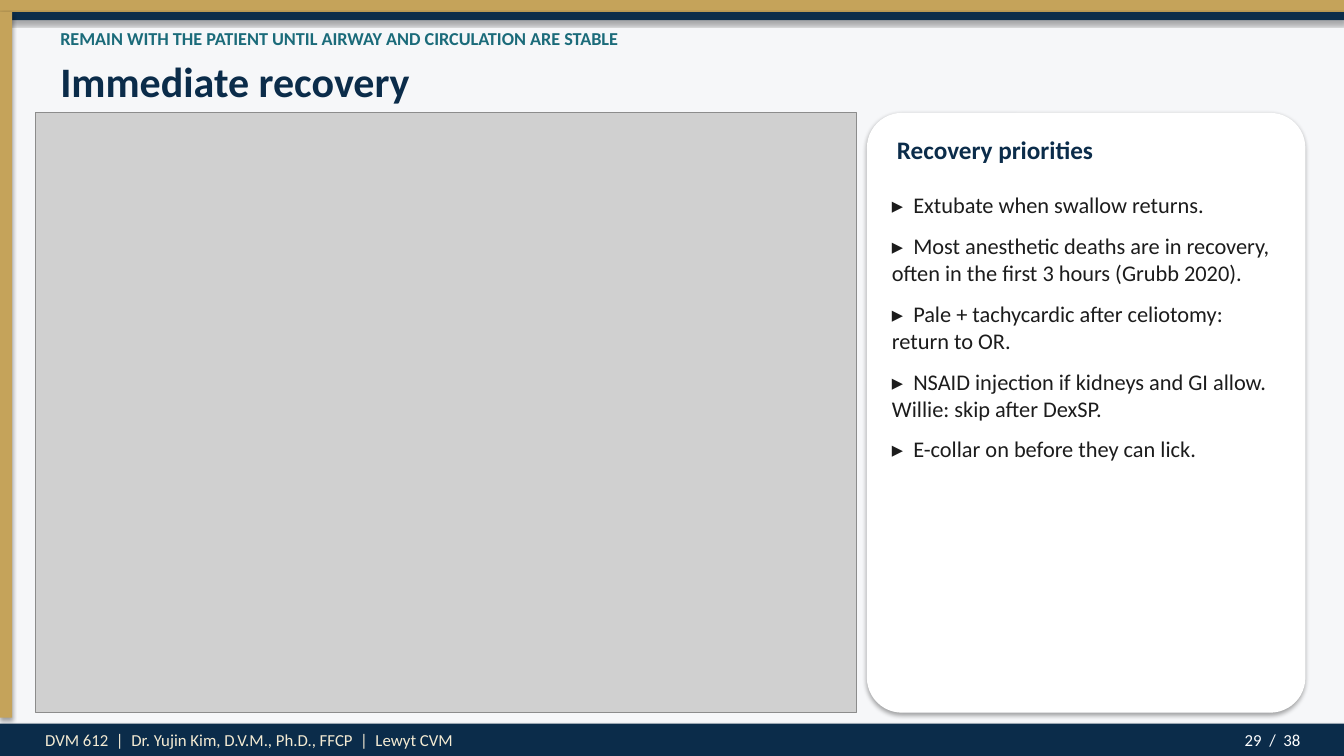
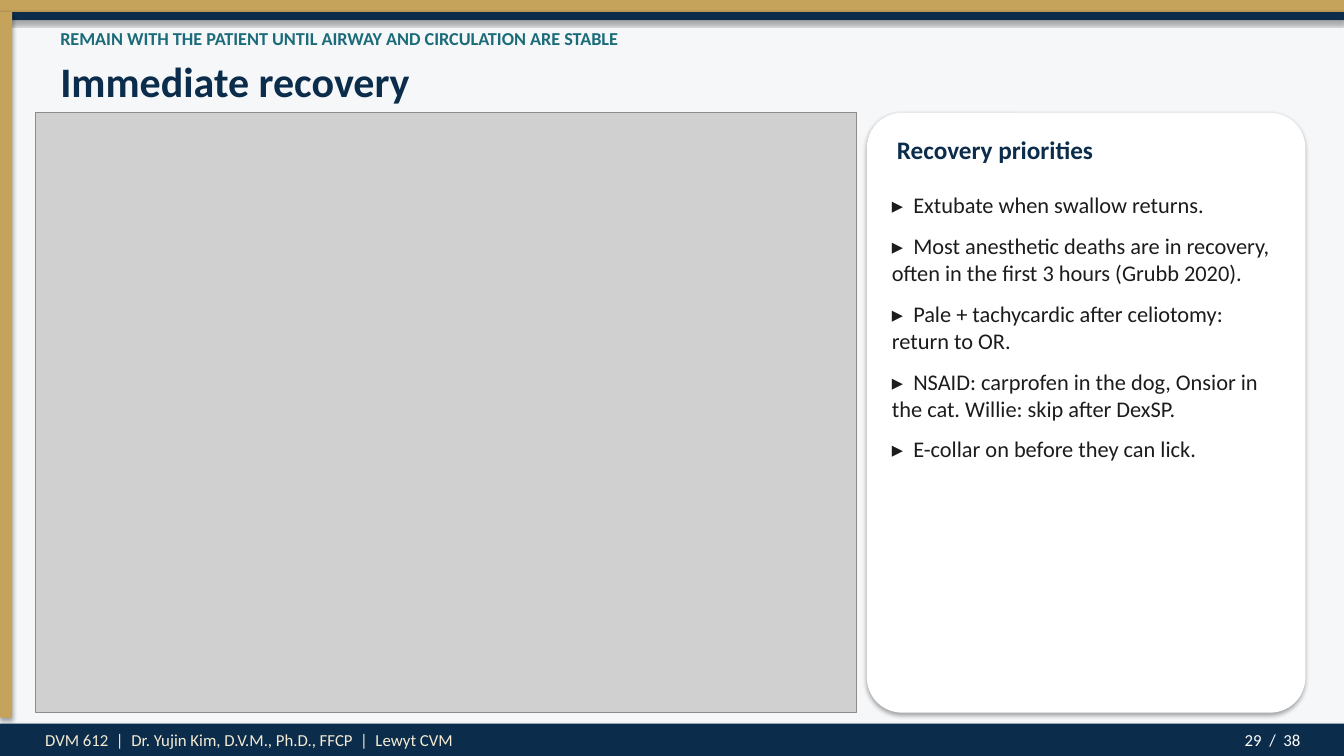
Before and after one commit to drkimvet/happycare, a slide deck: slide 29 of lectures/DVM-612_Week4_Preop_PatientPrep_Postop.pptx. Drawn at 1344x756 pixels with LibreOffice and Linux fonts; fonts in the diff are those of the drawing; grey boxes stand for pictures. Boxes give left, top, right and bottom in pixels: in the first picture for what was removed or moved away, otherwise in the second. Text is boxed around its words. In the diff, an @@ line names an element or a change of style, - is before the commit and + after.

```diff
--- a/lectures/DVM-612_Week4_Preop_PatientPrep_Postop.pptx
+++ b/lectures/DVM-612_Week4_Preop_PatientPrep_Postop.pptx
@@ text at bbox=[892, 374, 1258, 421]: text changed @@
-▸ NSAID injection if kidneys and GI allow. Willie: skip after DexSP.
+▸ NSAID: carprofen in the dog, Onsior in the cat. Willie: skip after DexSP.
```
Also in this commit, not shown: 1 other slide changed, 2 other files.
